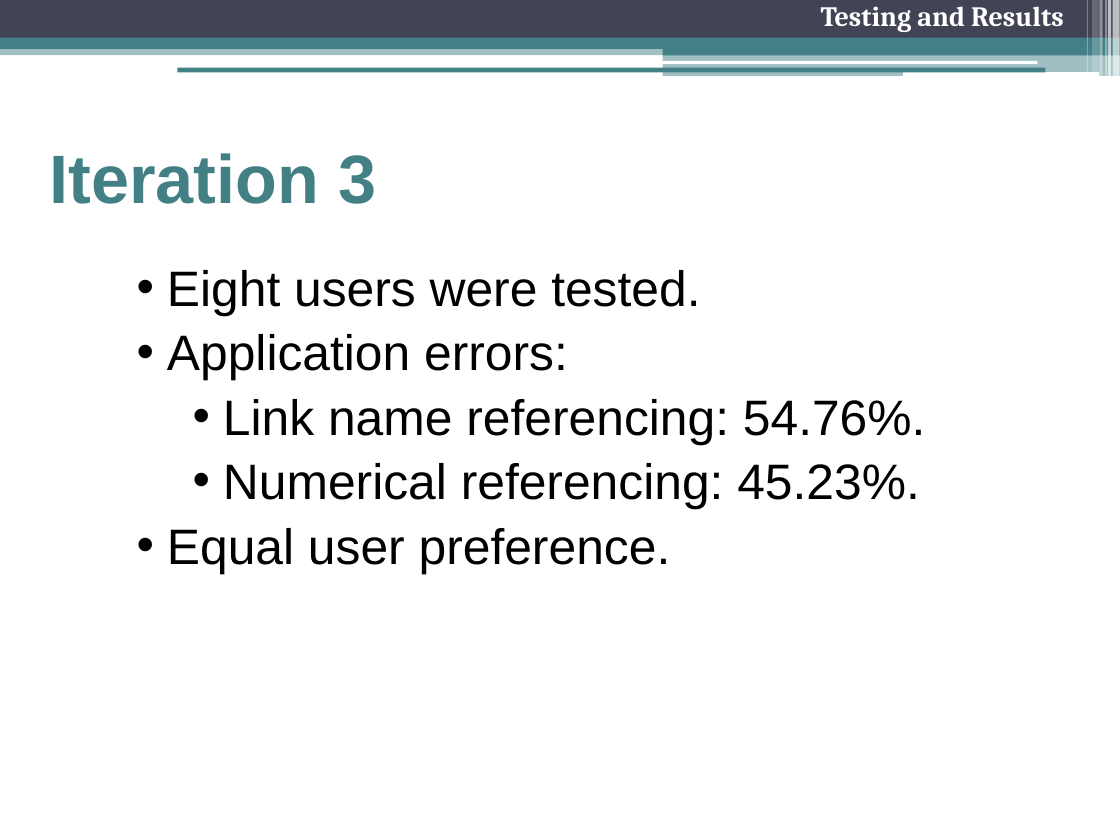
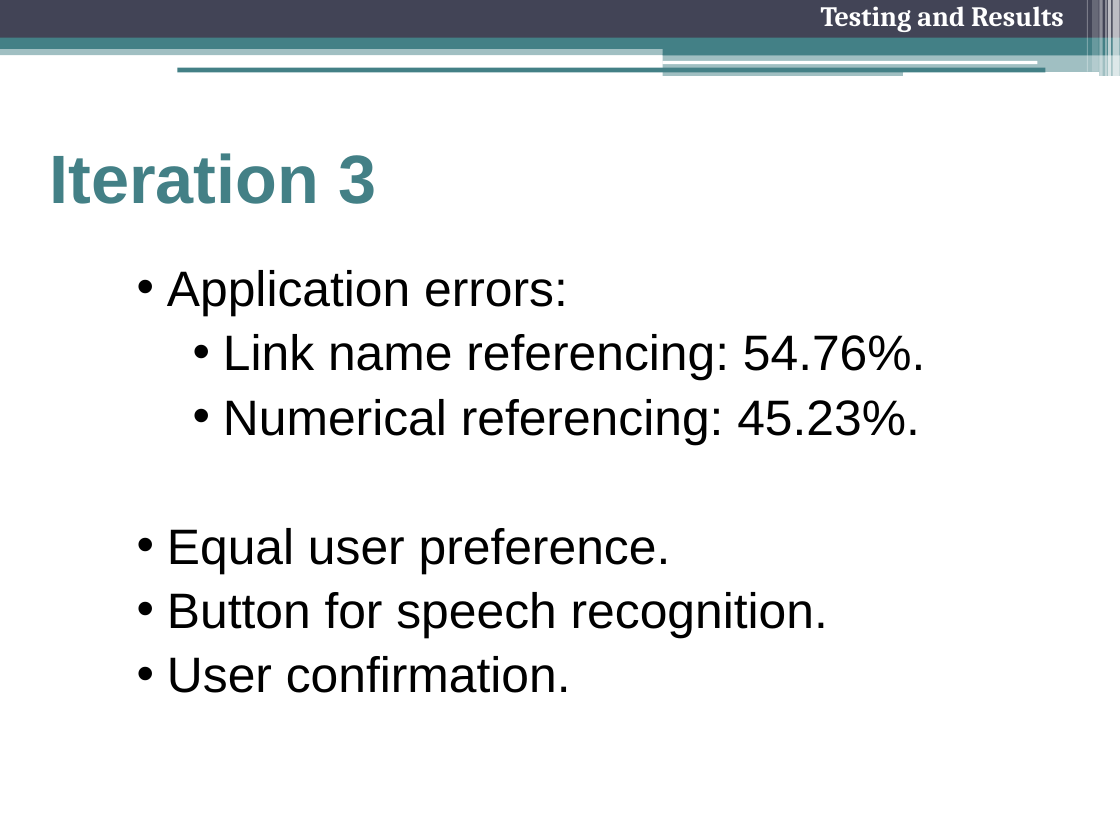
Before and after one commit to freecole/Lab-project, a slide deck: slide 28 of Presentation/2 Nov/Final Presentation.pptx (slide 26 before the commit). Drawn at 1120x840 pixels with LibreOffice and Linux fonts; fonts in the diff are those of the drawing. Boxes give left, top, right and bottom in pixels: in the first picture for what was removed or moved away, otherwise in the second. Text is boxed around its words. In the diff, an @@ line names an element or a change of style, - is before the commit and + after.

```diff
--- a/Presentation/2 Nov/Final Presentation.pptx
+++ b/Presentation/2 Nov/Final Presentation.pptx
@@ text at <box>167,270,700,316</box>: paragraph removed @@
-  • Eight users were tested.
@@ text at <box>167,592,828,693</box>: paragraphs added @@
+  • Button for speech recognition.
+  • User confirmation.
```
Also in this commit, not shown: 22 other slides changed, 2 slides added, 1 slide removed.
